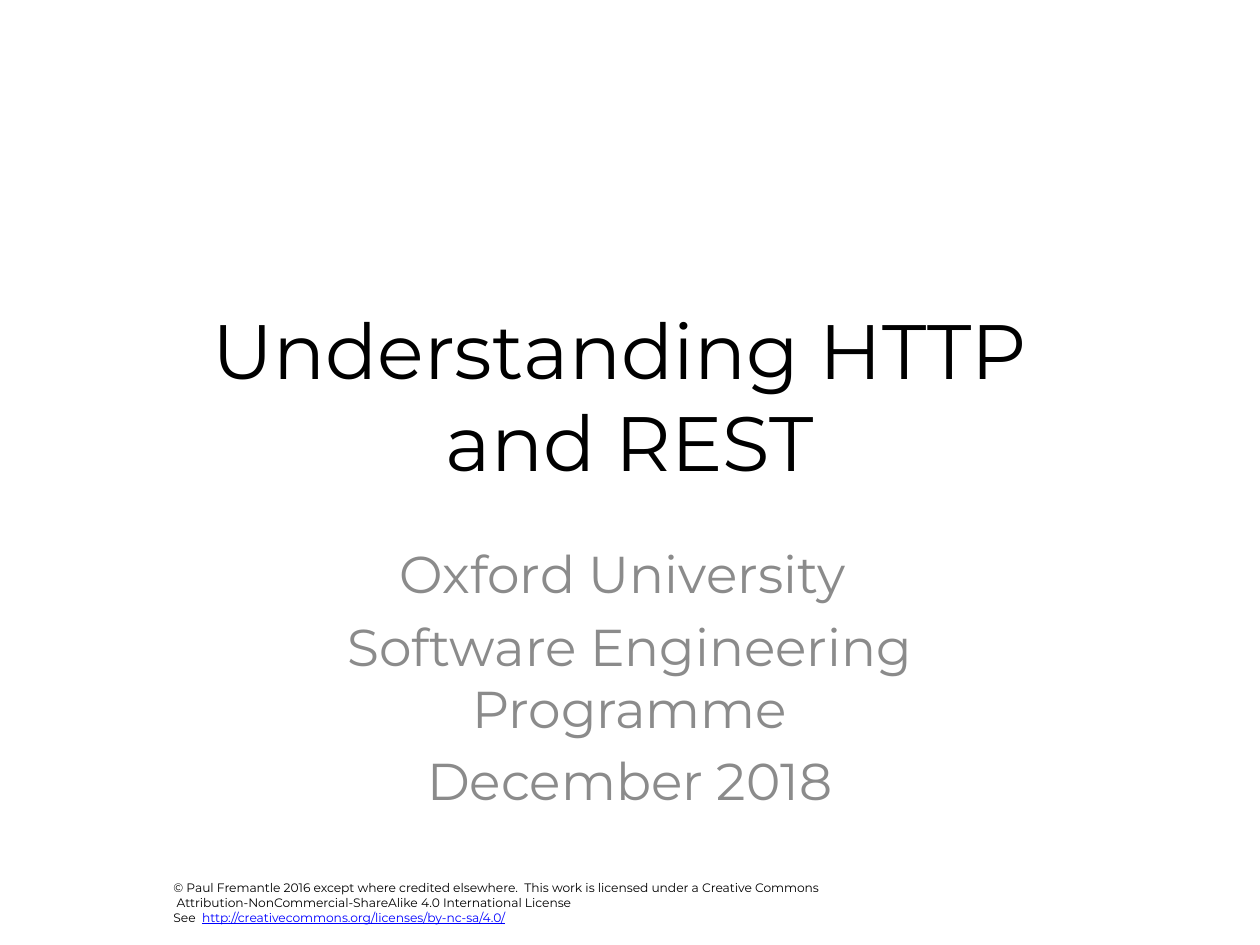
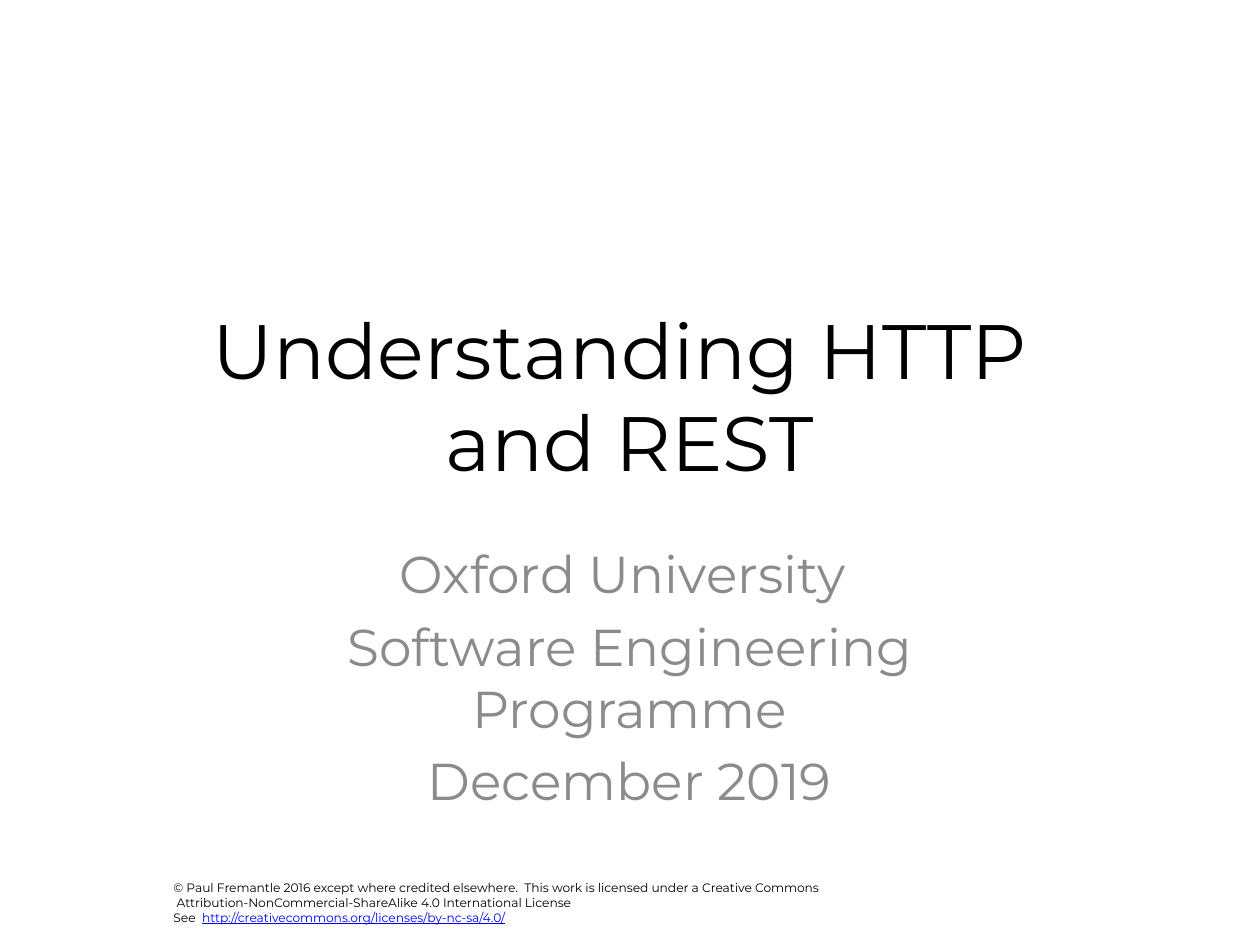
Before and after one commit to pzfreo/ox-soa, a slide deck: slide 1 of presentation-source/02-REST-Intro.pptx. Drawn at 1260x945 pixels with LibreOffice and Linux fonts; fonts in the diff are those of the drawing; background and template pictures are left out. Boxes give left, top, right and bottom in pixels: in the first picture for what was removed or moved away, otherwise in the second. Text is boxed around its words. In the diff, an @@ line names an element or a change of style, - is before the commit and + after.

```diff
--- a/presentation-source/02-REST-Intro.pptx
+++ b/presentation-source/02-REST-Intro.pptx
@@ subtitle at [428, 761, 832, 800]: text changed @@
-December 2018
+December 2019
```
Also in this commit, not shown: 1 slide removed, 18 other files.
